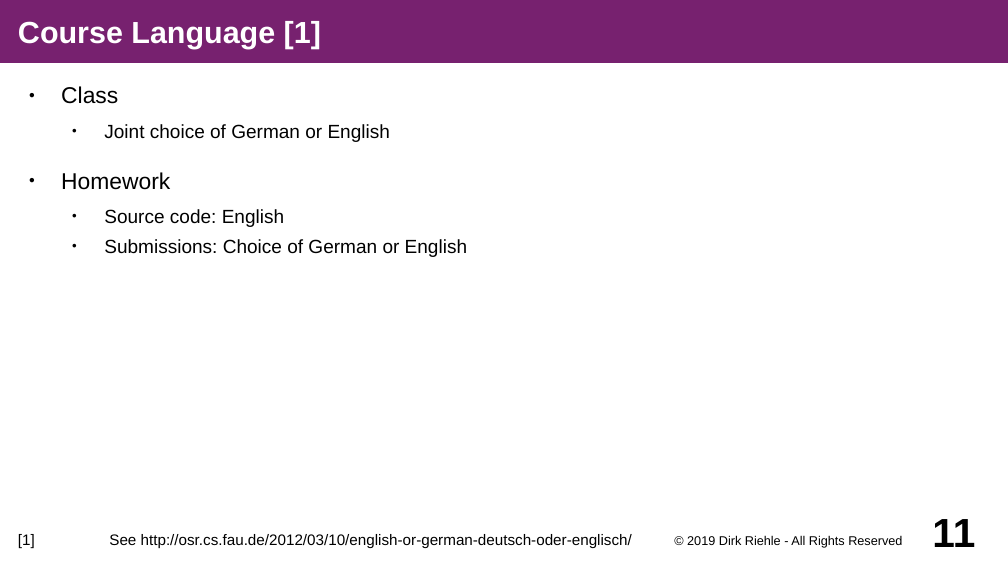
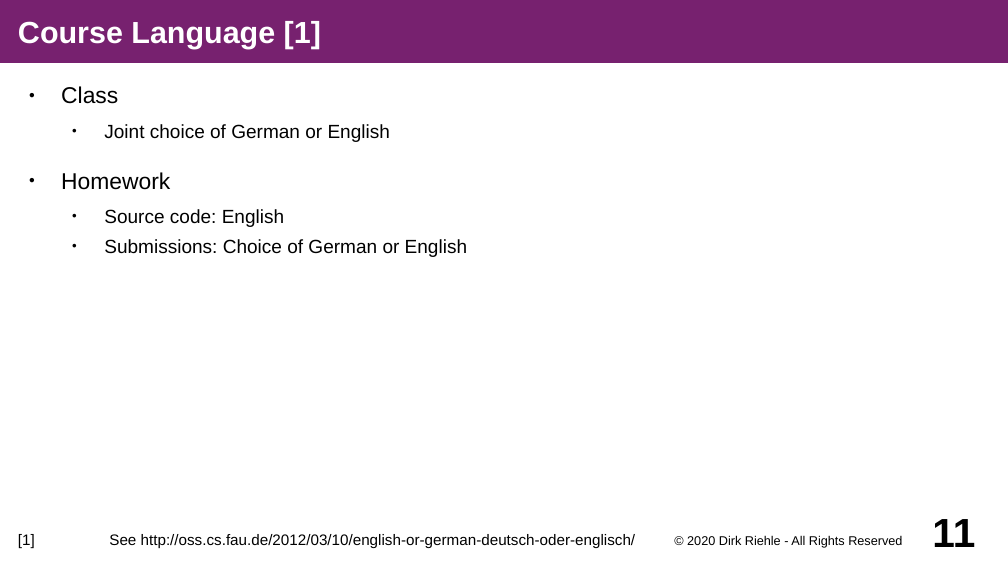
Before and after one commit to dirkriehle/amse-course, a slide deck: slide 11 of Lecture slides/AMSE A01 - Course Introduction.odp. Drawn at 1008x567 pixels with LibreOffice and Linux fonts; fonts in the diff are those of the drawing. Boxes give left, top, right and bottom in pixels: in the first picture for what was removed or moved away, otherwise in the second. Text is boxed around its words. In the diff, an @@ line names an element or a change of style, - is before the commit and + after.

```diff
--- a/Lecture slides/AMSE A01 - Course Introduction.odp
+++ b/Lecture slides/AMSE A01 - Course Introduction.odp
@@ text at bbox=[18, 534, 636, 548]: text changed @@
-[1] See http://osr.cs.fau.de/2012/03/10/english-or-german-deutsch-oder-englisch/
+[1] See http://oss.cs.fau.de/2012/03/10/english-or-german-deutsch-oder-englisch/
@@ text at bbox=[687, 535, 902, 548]: text changed @@
-© 2019 Dirk Riehle - All Rights Reserved
+© 2020 Dirk Riehle - All Rights Reserved
```
Also in this commit, not shown: 14 other slides changed, 5 other files.
